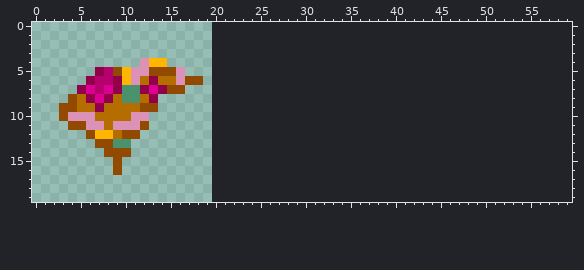
Edited in one commit: pixel-art sprite (bin/gfx/healer.png). That is the earlier state.
The file is 20x20 pixels. The old version is drawn lined up with the new one, on the new canvas.
After:
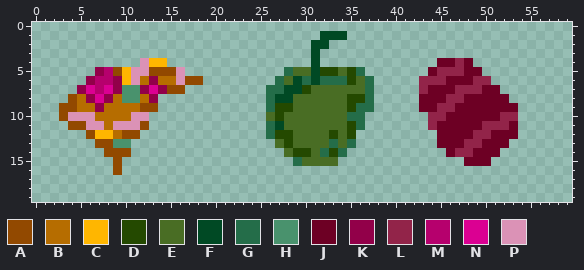
Palette (. is transparent): A #924900  B #b66d00  C #ffb600  D #244900  E #496d24  F #004924  G #246d49  H #49926d  J #6d0024  K #920049  L #922449  M #b6006d  N #db0092  P #db92b6
Edits made:
canvas 20x20 -> 60x20
y 1: x 32..34 ... -> FFF
y 2: x 31..32 .. -> FF
y 3: x 31 . -> F
y 4: x 31 . -> F; x 45..48 .... -> JJLJ
y 5: x 28..36 ......... -> GEEFDDEDG; x 44..49 ...... -> JLLLJJ
y 6: x 27..37 ........... -> GEFGFGGGDEG; x 43..50 ........ -> LLLJJJLL
y 7: x 26..37 ............ -> GGFFDEEEEEEG; x 43..51 ......... -> LJJJLLLJJ
y 8: x 26..37 ............ -> GFFEEEEEEDDG; x 43..52 .......... -> JJJLLJJJJJ
y 9: x 26..37 ............ -> GDDEEEEEEDGG; x 43..53 ........... -> JJLLJJJJJJJ
y 10: x 26..36 ........... -> EDEEEEEEEGG; x 44..53 .......... -> LLJJJJJJLL
y 11: x 26..36 ........... -> GFEEEEEEEDG; x 44..53 .......... -> LJJJJJLLLJ
y 12: x 26..35 .......... -> GDDEEEEDED; x 45..53 ......... -> JJJJLLJJJ
y 13: x 27..35 ......... -> EDEEEEGEG; x 45..52 ........ -> JJJLLJJJ
y 14: x 28..34 ....... -> EDDEGDG; x 46..51 ...... -> JLLJJJ
y 15: x 29..33 ..... -> GEEEE; x 48..50 ... -> JJJ
